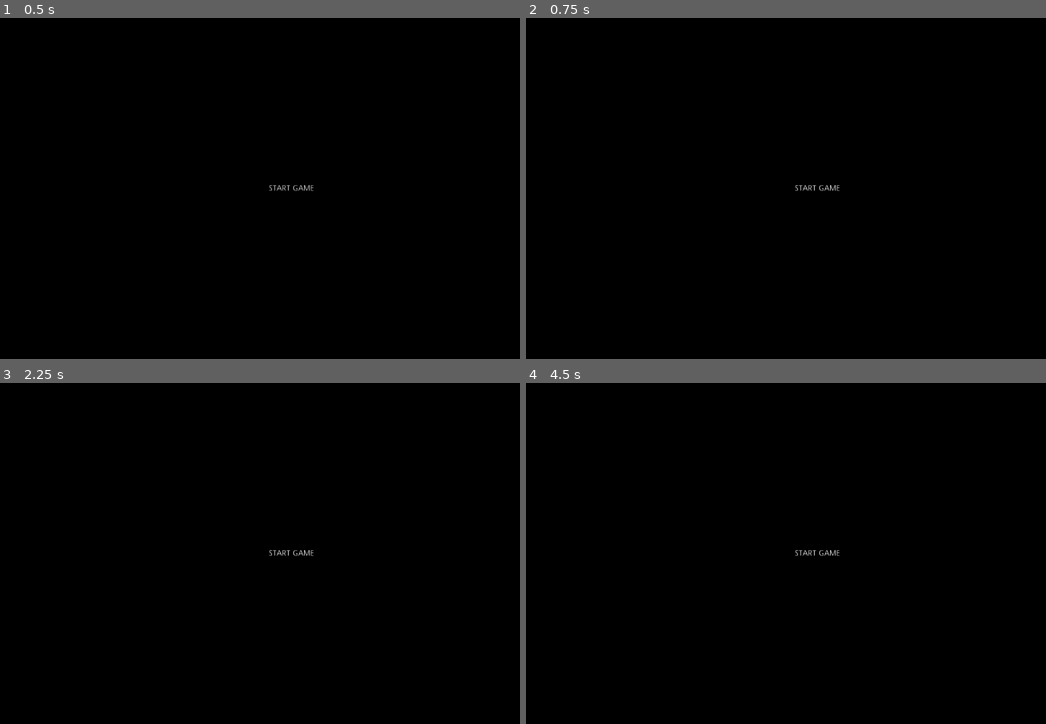
Above: before the commit, frames 1-4 (two rows, left to right).
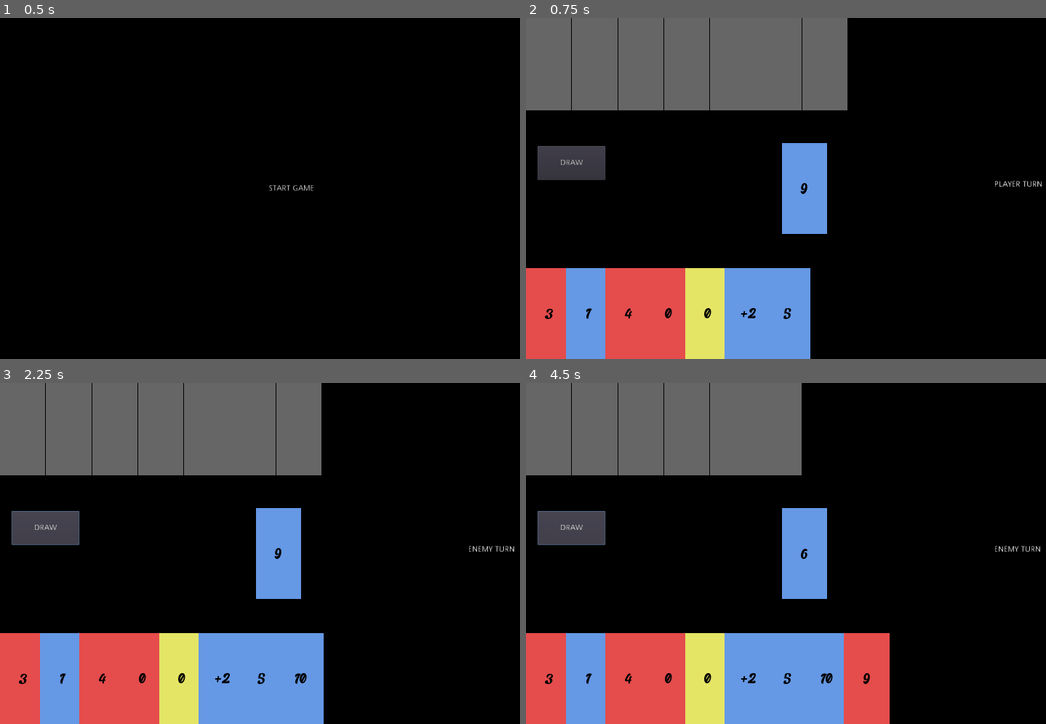
Above: after the commit, the same moments.

Repository: JoanGTSQ/godot_prueba
Game: Godot game, scene res://scenes/MainScene.tscn
Two runs of this game, one before a commit and one after it. Both use one fixed random seed, a clock stepped at 60 frames per second and the inputs below.
Inputs (mouse positions are in pixels of both pictures, inside the frame that each line leads up to):
- Up to frame 1 (0.5 s): no input
- Up to frame 2 (0.75 s): click "START GAME" at 0.5 s
- Up to frame 3 (2.25 s): click (291, 553) at 1.25 s, where only the run before the commit has a clickable "START GAME"; click (46, 526) at 2 s, where only the run after the commit has a clickable "DRAW"
- Up to frame 4 (4.5 s): click (572, 526) at 2.75 s, where only the run after the commit has a clickable "DRAW"; click (817, 553) at 3.5 s, where only the run before the commit has a clickable "START GAME"; click (572, 526) at 4.25 s, where only the run after the commit has a clickable "DRAW"

Frame 1 is identical in both runs. In frame 2, 35% of the frame differs, in the area x 0-100%, y 0-100%; in frame 3, 37%, in the area x 0-99%, y 0-100%; in frame 4, 36%.
Error after the commit: Trying to assign value of type 'Node2D' to a variable of type 'Control'. (res://scripts/Board.gd:6)

Commit message:
Update GameManager.gd

Diff:
--- a/scripts/GameManager.gd
+++ b/scripts/GameManager.gd
@@ -25,6 +25,10 @@
 var _enemy_deck : Node = null
 var _enemy_deck_container : Node = null
 
+
+# Initializes the scene and connects signals.
+func _ready() -> void:
+	_connect_signals()
 
 # Gets the current player.
 # @return int The current player.
@@ -69,6 +73,16 @@
 	return true
 
 
+# Checks if the game has ended.
+# @return bool True if the game has ended.
+func _check_game_end() -> bool:
+	for i in range(_player_hands.size()):
+		if _player_hands[i].size() == 0:
+			_end_game()
+			return true
+	return false
+
+
 # Swaps the player and enemy decks.
 func _swap_decks() -> void:
 	# Swap hands
@@ -92,11 +106,43 @@
 	print("Decks have been swapped!")
 
 
+# Checks if it's the specified player's turn.
+# @param player The player to check.
+# @return bool True if it is the player's turn.
+func _is_player_turn(player : int) -> bool:
+	return _player_turn == player
+
+
 # Ends the game and transitions to the Game Over scene.
 func _end_game() -> void:
 	DeckManager.destroy()
 	get_tree().change_scene("res://scenes/GameOverScene.tscn")
 	print("Game ended.")
+
+
+# Executes the AI player's turn.
+func _ai_play() -> void:
+	if _player_turn == PLAYER_TURN.ENEMY:
+		for card in _player_hands[PLAYER_TURN.ENEMY]:
+			if DeckManager.is_valid_card(card):
+				randomize()
+				var r_number = randi() % 99
+				if r_number % 2:
+					emit_signal("signal_say_uno", PLAYER_TURN.ENEMY)
+				emit_signal("signal_play_card", PLAYER_TURN.ENEMY, card)
+				return
+		emit_signal("signal_draw_card", PLAYER_TURN.ENEMY, false)
+
+
+# Connects signals to their respective methods.
+func _connect_signals() -> void:
+	connect("signal_start_game", self, "_on_signal_start_game")
+	connect("signal_turn_changed", self, "_on_signal_turn_changed")
+	connect("signal_special_card_played", self, "_on_signal_special_card_played")
+	connect("signal_card_played", self, "_on_signal_card_played")
+	connect("signal_draw_card", self, "_on_signal_draw_card")
+	connect("signal_play_card", self, "_on_signal_play_card")
+	connect("signal_say_uno", self, "_on_signal_say_uno")
 
 
 # Changes the turn to the next player.
@@ -124,6 +170,16 @@
 		_enemy_deck.reposition_cards()
 
 
+# Handles the event of the turn changing.
+func _on_signal_turn_changed() -> void:
+	var board : Node = get_tree().root.get_node("Board")
+	board.update_turn_label()
+	board.update_main_card()
+	if _player_turn == PLAYER_TURN.ENEMY:
+		yield(get_tree().create_timer(ENEMY_WAIT_TIME), "timeout")
+		_ai_play()
+
+
 # Handles the start of the game.
 func _on_signal_start_game() -> void:
 	get_tree().change_scene("res://scenes/Board.tscn")
@@ -148,3 +204,44 @@
 func _on_signal_say_uno(player : int) -> void:
 	if _player_hands[player].size() == 2:
 		_player_said_uno = true
+
+
+# Draws a card for a player.
+# @param player The player drawing the card.
+# @param special_card Whether the card is drawn due to a special effect.
+func _on_signal_draw_card(player : int, special_card : bool) -> void:
+	if player == _player_turn or special_card:
+		var card : Card = DeckManager.draw()
+		_player_hands[player].append(card)
+		_move_cards(player, card)
+	if not special_card:
+		_change_turn(false)
+
+
+# Attempts to play a card for a player.
+# @param player The player playing the card.
+# @param card The card to play.
+# @return bool True if the card was successfully played.
+func _on_signal_play_card(player : int, card : Card) -> bool:
+	if DeckManager.is_valid_card(card) and _is_player_turn(player):
+		_player_hands[player].erase(card)
+		DeckManager.discard_card(card)
+		if _check_game_end():
+			return true
+		if card.is_special_card():
+			if not _apply_special_card(player, card):
+				emit_signal("signal_special_card_played")
+				return true
+		emit_signal("signal_card_played")
+		return true
+	return false
+
+
+# Handles the event of a card being played.
+# @param card The card that was played.
+func _on_signal_card_played() -> void:
+	_change_turn(false)
+
+
+func _on_signal_special_card_played() -> void:
+	_change_turn(true)
